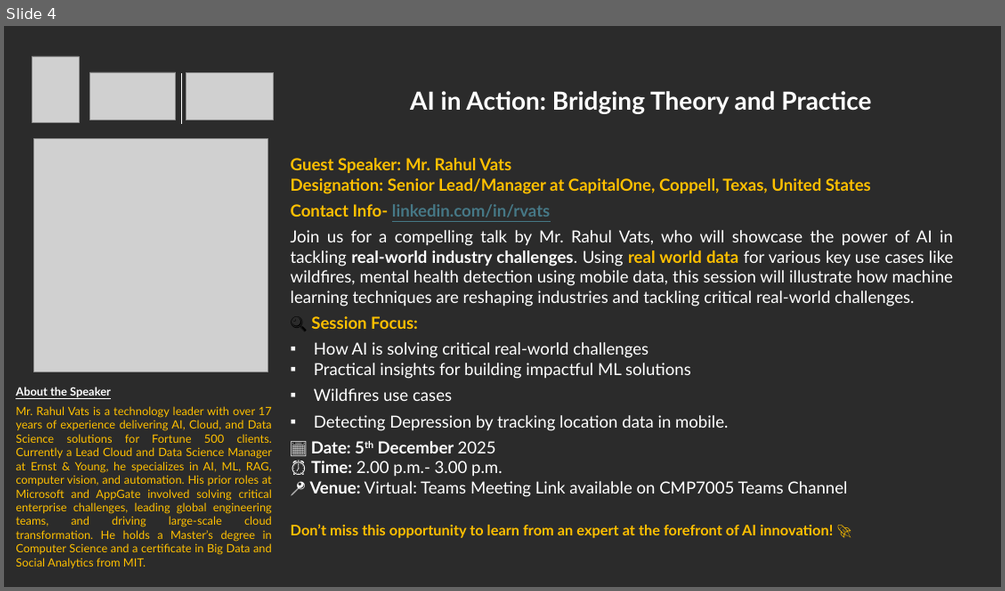
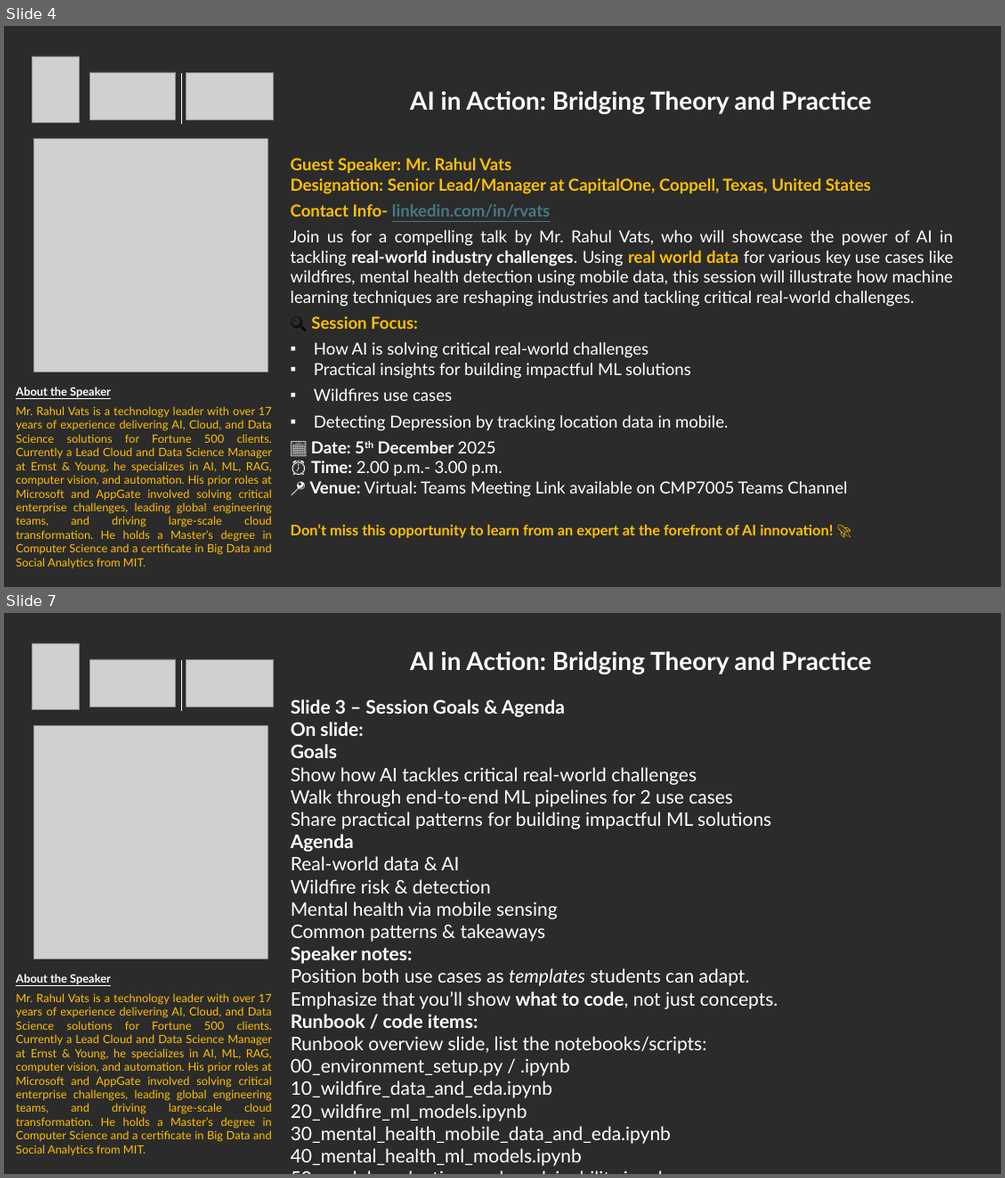
Before and after one commit to rvats/CardiffMetropolitanUniversity_Talk_By_RahulVats, a slide deck: AITalk_at_Cardiff_By_RahulVats.pptx. Shown one above the other, each under a label of ours: slide 4 before the commit, slides 4 and 7 after it; the slides between them are not shown. The pictures are 1005x591 and 1005x1178 pixels, drawn with LibreOffice and Linux fonts; fonts in the diff are those of the drawing; grey boxes stand for pictures; background and template pictures are left out; a plain dark background stands for a picture behind light text. Boxes give left, top, right and bottom in pixels: in the first picture for what was removed or moved away, otherwise in the second. Text is boxed around its words. In the diff, an @@ line names an element or a change of style, - is before the commit and + after.

```diff
--- a/AITalk_at_Cardiff_By_RahulVats.pptx
+++ b/AITalk_at_Cardiff_By_RahulVats.pptx
@@ slide 7 added at bbox=[4, 613, 1001, 1174], background picture (left out) @@
@@ picture added at bbox=[32, 643, 79, 709] @@
@@ picture added at bbox=[90, 659, 176, 706] @@
@@ line added from (181, 660) to (181, 711), #FFFFFF 0.25 pt @@
@@ picture added at bbox=[186, 659, 273, 706] @@
@@ text added at bbox=[410, 651, 871, 674], 24 pt, text #FFFFFF, bold @@
+AI in Action: Bridging Theory and Practice
@@ text added at bbox=[291, 699, 778, 1166], 18 pt, text #FFFFFF @@
+Slide 3 – Session Goals & Agenda
+On slide:
+Goals
+Show how AI tackles critical real-world challenges
+Walk through end-to-end ML pipelines for 2 use cases
+Share practical patterns for building impactful ML solutions
+Agenda
+Real-world data & AI
+Wildfire risk & detection
+Mental health via mobile sensing
+Common patterns & takeaways
+Speaker notes:
+Position both use cases as templates students can adapt.
+Emphasize that you’ll show what to code, not just concepts.
+Runbook / code items:
+Runbook overview slide, list the notebooks/scripts:
+00_environment_setup.py / .ipynb
+10_wildfire_data_and_eda.ipynb
+20_wildfire_ml_models.ipynb
+30_mental_health_mobile_data_and_eda.ipynb
+40_mental_health_ml_models.ipynb
+50_model_evaluation_and_explainability.ipynb
+60_serving_and_automation.ipynb
@@ picture added at bbox=[33, 726, 267, 959] @@
@@ text added at bbox=[16, 973, 272, 1155], 11 pt, text #FFC000 @@
+About the Speaker
+Mr. Rahul Vats is a technology leader with over 17 years of experience delivering AI, Cloud, and Data Science solutions for Fortune 500 clients. Currently a Lead Cloud and Data Science Manager at Ernst & Young, he specializes in AI, ML, RAG, computer vision, and automation. His prior roles at Microsoft and AppGate involved solving critical enterprise challenges, leading global engineering teams, and driving large-scale cloud transformation. He holds a Master’s degree in Computer Science and a certificate in Big Data and Social Analytics from MIT.
```
Also in this commit, not shown: 17 other slides added.
